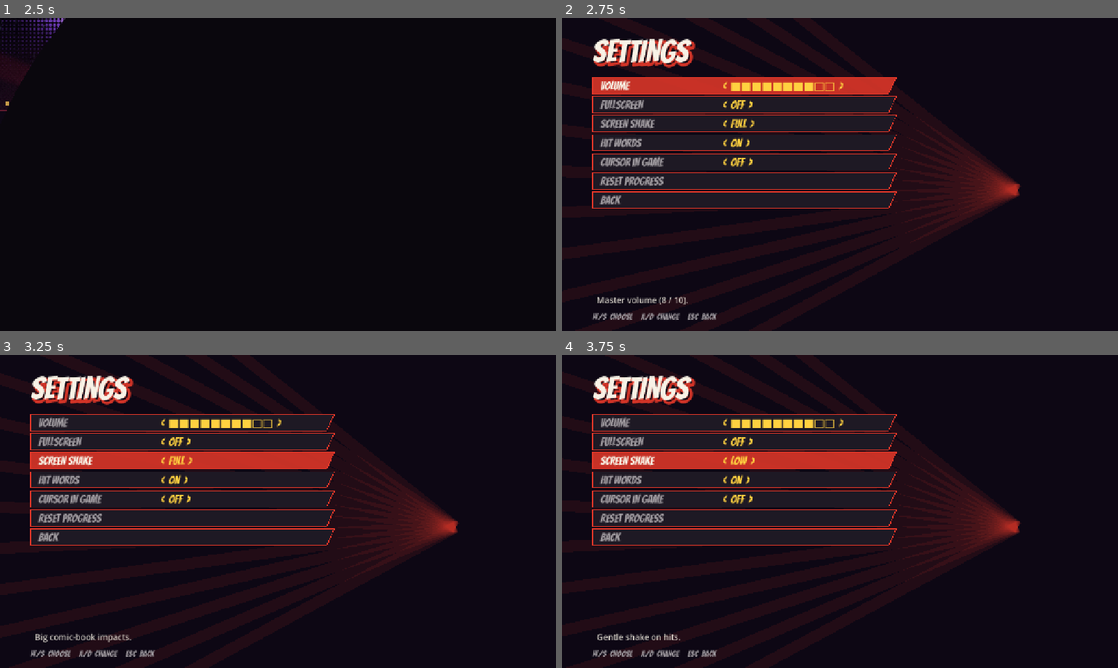
Above: before the commit, frames 1-4 (two rows, left to right).
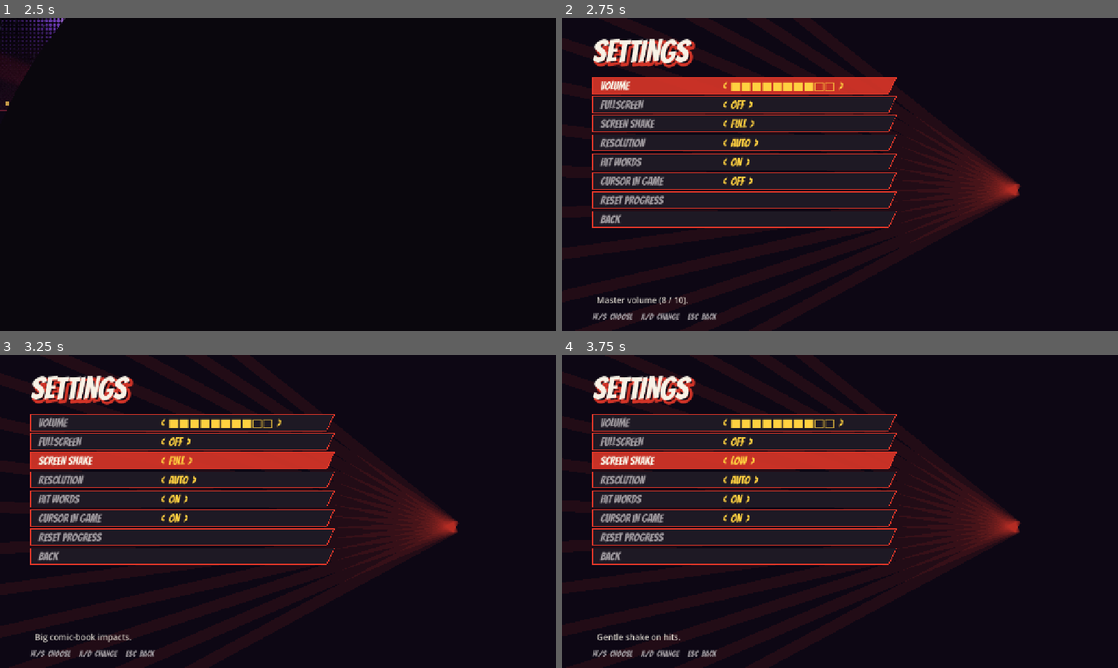
Above: after the commit, the same moments.

Repository: Ridhim-mittal/temp_game_jam
Game: Godot game, scene res://scenes/ui/main_menu.tscn
Two runs of this game, one before a commit and one after it. Both use one fixed random seed, a clock stepped at 60 frames per second and the inputs below. Sound files missing from this copy of the repository are replaced by a short silence.
Inputs (mouse positions are in pixels of both pictures, inside the frame that each line leads up to):
- Up to frame 1 (2.5 s): tap Enter (ui_accept) at 0.5 s; move the mouse to (400, 158) at 0.52 s; hold D (move_right) 0.53-1.25 s; hold Space (jump) 0.53-1.25 s; click (400, 158) at 0.67 s; drag from (166, 190) to (250, 237) at 1.27 s; move the mouse to (333, 105) at 2.02 s; hold D (move_right) from 2.03 s (still down); hold Space (jump) from 2.03 s (still down); tap Shift (dash) at 2.1 s
- Up to frame 2 (2.75 s): keep holding D (move_right); keep holding Space (jump)
- Up to frame 3 (3.25 s): release D (move_right) at 2.75 s; release Space (jump) at 2.75 s; drag from (278, 511) to (111, 464) at 2.77 s
- Up to frame 4 (3.75 s): move the mouse to (1006, 558) at 3.52 s; hold A (move_left) from 3.53 s (still down); hold F (heal) from 3.53 s (still down)

Frame 1 is identical in both runs. In frame 2, 1.4% of the frame differs, in the area x 5-61%, y 38-68%; in frame 3, 1.4%; in frame 4, 1.4%.

Commit message:
Web: smooth 2D motion on fast screens, sharp resolution by default
In a browser physics ticks 60 times a second, but most gaming laptops
refresh at 144 Hz or more, so Vesper and the camera moved stop-start
(5, 0, 0, 5 px per frame). TickSmooth draws 2D bodies (the player with
his camera, enemy_base and crawler monsters) between their last two
ticks: an even 2.1 px every frame at 144 Hz. Gameplay positions are
unchanged.

The web build no longer renders at 1280x720 and scales up (blurry); it
draws at the screen's resolution like desktop. A new Settings row,
RESOLUTION (AUTO / SHARP / FAST), lets slow computers use 1280x720;
AUTO switches by itself after 4 s under 40 fps, and back if that
didn't help.

Co-Authored-By: Claude Opus 5.5 <noreply@anthropic.com>
Claude-Session: https://claude.ai/code/session_01EDHpJhwgnQBU1xPbnYTjHr

Diff:
--- a/project.godot
+++ b/project.godot
@@ -35,7 +35,6 @@
 window/size/viewport_width=1280
 window/size/viewport_height=720
 window/stretch/mode="canvas_items"
-window/stretch/mode.web="viewport"
 
 [layer_names]
 
--- a/scripts/core/settings.gd
+++ b/scripts/core/settings.gd
@@ -8,6 +8,9 @@
 ## Read by: cameras (shake), clearing_fx.gd (hit words), room.gd (controls
 ## hint), clearing_player.gd and monster_3d.gd (difficulty), scribble.gd,
 ## clearing_player.gd (aim assist) and World25 (cursor in the Gutter).
+## "resolution" is applied here: SHARP draws at the screen's own size, FAST at
+## 1280x720 scaled up (blurrier, far lighter on a weak graphics chip), AUTO is
+## sharp until the game keeps running slowly (`_watch_speed()`).
 
 signal changed(key: String)
 
@@ -22,13 +25,23 @@
 	"scribble_style": ["hopper", ["hopper", "diver"]],
 	"show_cursor": ["off", ["off", "on"]],
 	"aim_assist": ["on", ["on", "off"]],
+	"resolution": ["auto", ["auto", "sharp", "fast"]],
 }
+
+## AUTO drops to 1280x720 after this many seconds in a row under SLOW_FPS...
+const SLOW_SECONDS := 4
+const SLOW_FPS := 40.0
 
 ## Not in the settings menu any more: always the default (an old save can't
 ## leave a player stuck on a value they can no longer change).
 const FIXED := ["difficulty", "scribble_style", "aim_assist"]
 
 var _values := {}
+var _auto_fast := false  # AUTO has dropped to 1280x720 this session
+var _auto_done := false  # ...and made up its mind (it stays as it is)
+var _slow := 0  # seconds in a row under SLOW_FPS
+var _fps_at_drop := 0.0
+var _clock := 0.0
 
 
 func _ready() -> void:
@@ -45,6 +58,43 @@
 				_values[key] = v
 	for key in OPTIONS:
 		_apply(key)
+
+
+func _process(delta: float) -> void:
+	_clock += delta
+	if _clock >= 1.0:
+		_clock = 0.0
+		_watch_speed()
+
+
+## AUTO resolution: when the game keeps running under SLOW_FPS (not while
+## paused or loading), draw at 1280x720 instead; if that doesn't speed it up
+## (the computer, not the drawing, is the slow part) go back to sharp for good.
+func _watch_speed() -> void:
+	if get_value("resolution") != "auto" or _auto_done or get_tree().paused:
+		_slow = 0
+		return
+	var fps := Engine.get_frames_per_second()
+	_slow = _slow + 1 if fps < SLOW_FPS else 0
+	if _slow < SLOW_SECONDS:
+		if _auto_fast and _slow == 0:
+			_auto_done = true  # fast enough now: keep 1280x720
+		return
+	_slow = 0
+	if not _auto_fast:
+		var screen := get_tree().root.size
+		if screen.x * screen.y <= 1280 * 720 * 1.2:
+			_auto_done = true  # already about that small: nothing to gain
+			return
+		_auto_fast = true
+		_fps_at_drop = fps
+		print("Settings: running at %.0f fps, drawing at 1280x720 (resolution AUTO)" % fps)
+	else:
+		_auto_done = true
+		if fps < _fps_at_drop * 1.15:
+			_auto_fast = false  # no faster at 1280x720: sharp it is
+			print("Settings: no faster at 1280x720, back to sharp")
+	_apply("resolution")
 
 
 func get_value(key: String):
@@ -91,3 +141,12 @@
 			if DisplayServer.get_name() != "headless":
 				DisplayServer.window_set_mode(DisplayServer.WINDOW_MODE_FULLSCREEN if get_value("fullscreen") == "on" \
 					else DisplayServer.WINDOW_MODE_WINDOWED)
+		"resolution":
+			var v: String = get_value("resolution")
+			if v != "auto":
+				_auto_fast = false
+				_auto_done = false
+				_slow = 0
+			var fast := v == "fast" or (v == "auto" and _auto_fast)
+			get_tree().root.content_scale_mode = Window.CONTENT_SCALE_MODE_VIEWPORT if fast \
+				else Window.CONTENT_SCALE_MODE_CANVAS_ITEMS
--- /dev/null
+++ b/scripts/core/tick_smooth.gd
@@ -0,0 +1,61 @@
+class_name TickSmooth
+extends Node
+## Smooth motion on fast screens. A 2D body moves on physics ticks (60 a second
+## in a browser) but a 144 Hz laptop screen draws more often than that, so the
+## body (and a camera following it) would judder. This draws its parent, and
+## everything under it, between its last two ticks, and slides `camera` along
+## so the view glides too. Only the drawing moves: the body's position,
+## collisions and hits stay the ticks' own.
+##
+##   TickSmooth.attach(body)            # a monster
+##   TickSmooth.attach(self, $Camera2D) # the player and his camera
+
+## A jump bigger than this in one tick is a teleport (a respawn, a checkpoint):
+## shown at once, not slid across the screen.
+const SNAP := 96.0
+
+## Camera2D under the body that follows the drawn (smoothed) body.
+var camera: Camera2D
+
+var _body: Node2D
+var _prev := Vector2.ZERO
+var _last := Vector2.ZERO
+var _seen_tick := -1
+
+
+static func attach(body: Node2D, cam: Camera2D = null) -> TickSmooth:
+	var s := TickSmooth.new()
+	s.name = "TickSmooth"
+	s.camera = cam
+	body.add_child(s)
+	return s
+
+
+func _ready() -> void:
+	_body = get_parent() as Node2D
+	_prev = _body.position
+	_last = _prev
+	process_physics_priority = -1000  # before the body moves in the tick
+	process_priority = 1000  # after everything else has moved things this frame
+
+
+func _physics_process(_delta: float) -> void:
+	_prev = _body.position
+
+
+func _process(_delta: float) -> void:
+	var pos := _body.position
+	var tick := Engine.get_physics_frames()
+	if tick == _seen_tick and pos != _last:
+		_prev = pos  # moved between ticks (a cutscene, a tween): show it as it is
+	_seen_tick = tick
+	_last = pos
+	var step := pos - _prev
+	var off := Vector2.ZERO
+	if step.length() < SNAP:
+		off = step * (Engine.get_physics_interpolation_fraction() - 1.0)
+	var xf := _body.transform
+	xf.origin += off
+	RenderingServer.canvas_item_set_transform(_body.get_canvas_item(), xf)
+	if camera:
+		camera.position = _body.transform.basis_xform_inv(off)
--- a/scripts/enemies/crawler.gd
+++ b/scripts/enemies/crawler.gd
@@ -70,6 +70,7 @@
 	add_to_group("enemy")
 	_walk_timer = randf_range(2.0, 4.0)
 	_spit_cd = randf_range(0.5, 1.5)
+	TickSmooth.attach(self)  # drawn between physics ticks: no judder on fast screens
 
 
 func _physics_process(delta: float) -> void:
--- a/scripts/enemies/enemy_base.gd
+++ b/scripts/enemies/enemy_base.gd
@@ -74,6 +74,11 @@
 	time = randf() * 10.0
 
 
+## (_notification reaches every class in the chain, so subclasses' _ready needn't call this)
+func _notification(what: int) -> void:
+	if what == NOTIFICATION_READY:
+		TickSmooth.attach(self)  # drawn between physics ticks: no judder on fast screens
+
 func _physics_process(delta: float) -> void:
 	if dead:
 		return
--- a/scripts/player/player.gd
+++ b/scripts/player/player.gd
@@ -271,6 +271,7 @@
 		profile.changed.connect(_on_profile_changed)
 	_last_safe_position = global_position
 	_fall_top = global_position.y
+	TickSmooth.attach(self, get_node_or_null("Camera2D") as Camera2D)  # no judder on 144 Hz screens
 	_streaks = FallStreaks.new()
 	add_child(_streaks)
 	_wall_fx = WallFx.new()
--- a/scripts/ui/settings_menu.gd
+++ b/scripts/ui/settings_menu.gd
@@ -19,6 +19,9 @@
 	["FULLSCREEN", "fullscreen", {"off": ["OFF", "Play in a window."], "on": ["ON", "Fill the screen."]}],
 	["SCREEN SHAKE", "screen_shake", {"off": ["OFF", "No camera shake."], "low": ["LOW", "Gentle shake on hits."],
 		"full": ["FULL", "Big comic-book impacts."]}],
+	["RESOLUTION", "resolution", {"auto": ["AUTO", "Sharp, but drops to 1280x720 if the game runs slowly."],
+		"sharp": ["SHARP", "Draw at your screen's full resolution."],
+		"fast": ["FAST", "Draw at 1280x720 and scale up: blurrier, but much lighter on slow computers."]}],
 	["HIT WORDS", "hit_text", {"on": ["ON", "THWACK! POW! over every hit."], "off": ["OFF", "No sound-effect words."]}],
 	["CURSOR IN GAME", "show_cursor", {"off": ["OFF", "Hide the mouse pointer while playing the Gutter (menus still show it)."],
 		"on": ["ON", "Keep the mouse pointer visible while playing."]}],
Not shown, added: scripts/core/tick_smooth.gd.uid
Not shown, changed: CLAUDE.md
